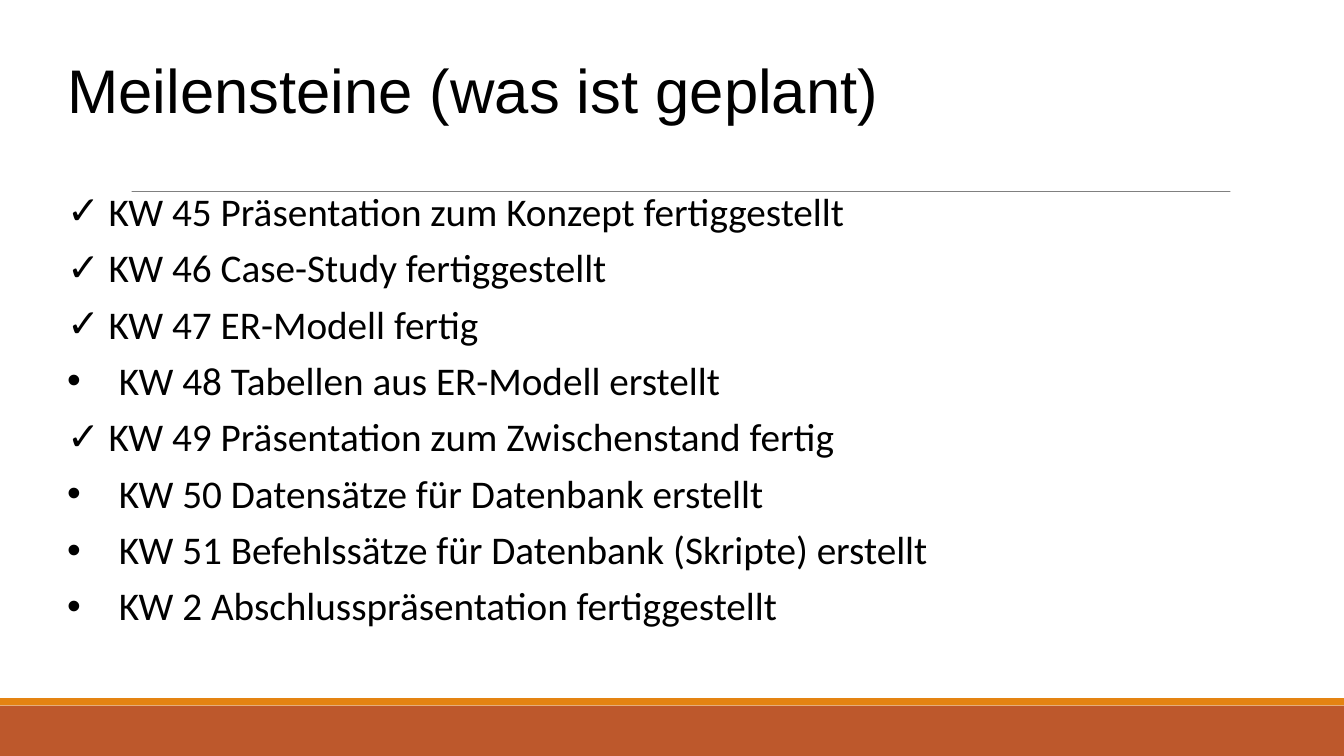
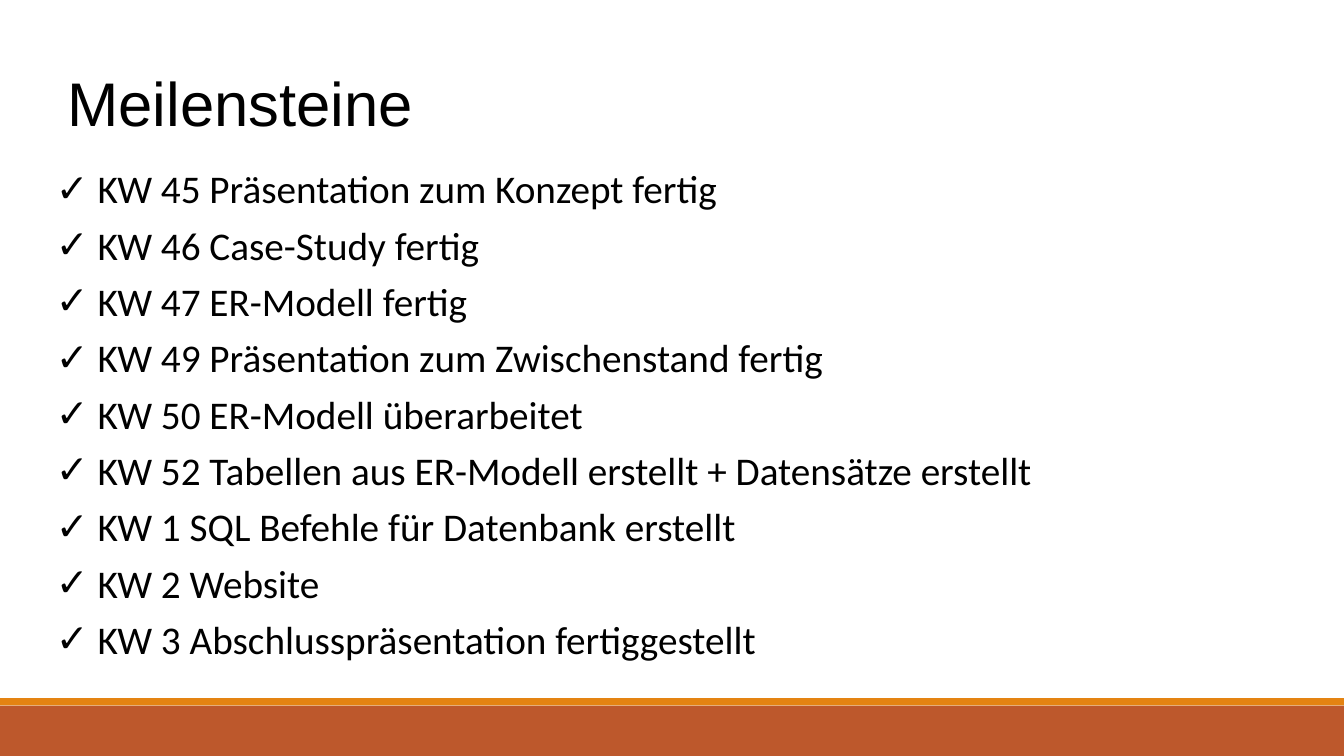
Before and after one commit to LennartDuemke/Datenbanken_LevelUP, a slide deck: slide 19 of Präsentationen/Präsentation_Datenbanken_3.pptx. Drawn at 1344x756 pixels with LibreOffice and Linux fonts; fonts in the diff are those of the drawing. Boxes give left, top, right and bottom in pixels: in the first picture for what was removed or moved away, otherwise in the second. Text is boxed around its words. In the diff, an @@ line names an element or a change of style, - is before the commit and + after.

Commit message:
Präsentation fertiggestellt

```diff
--- a/Präsentationen/Präsentation_Datenbanken_3.pptx
+++ b/Präsentationen/Präsentation_Datenbanken_3.pptx
@@ title at bbox=[67, 81, 413, 127]: text changed @@
-Meilensteine (was ist geplant)
+Meilensteine
@@ text "KW 45 Präsentation zum Konzept ...": place and size @@
-text "KW 45 Präsentation zum Konzept ..." at bbox=[109, 198, 928, 627]
+text "KW 45 Präsentation zum Konzept ..." at bbox=[98, 176, 1032, 661]
@@ text at bbox=[98, 176, 716, 267]: text changed @@
-✓ KW 45 Präsentation zum Konzept fertiggestellt
-✓ KW 46 Case-Study fertiggestellt
+✓ KW 45 Präsentation zum Konzept fertig
+✓ KW 46 Case-Study fertig
@@ line removed from (132, 192) to (1231, 192) @@
@@ text at bbox=[119, 367, 720, 396]: paragraph removed @@
-• KW 48 Tabellen aus ER-Modell erstellt
@@ text at bbox=[98, 401, 1032, 661]: text changed @@
-• KW 50 Datensätze für Datenbank erstellt
-• KW 51 Befehlssätze für Datenbank (Skripte) erstellt
-• KW 2 Abschlusspräsentation fertiggestellt
+✓ KW 50 ER-Modell überarbeitet
+✓ KW 52 Tabellen aus ER-Modell erstellt + Datensätze erstellt
+✓ KW 1 SQL Befehle für Datenbank erstellt
+✓ KW 2 Website
+✓ KW 3 Abschlusspräsentation fertiggestellt
```
Also in this commit, not shown: 11 other slides changed, 6 slides added, 6 slides removed, 5 other files.
